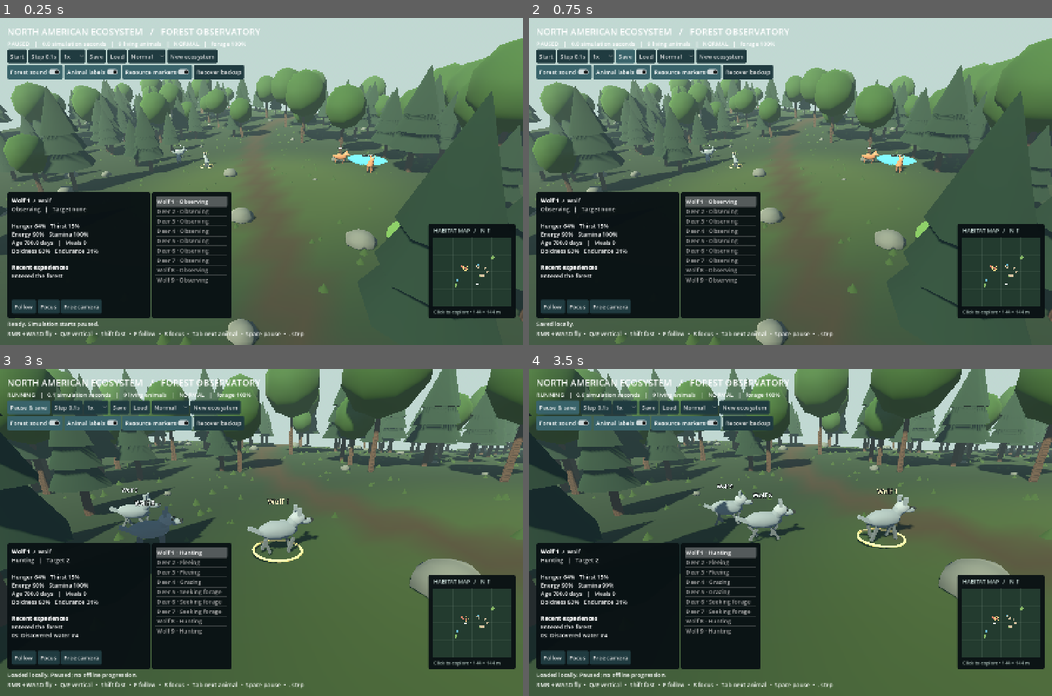
Above: before the commit, frames 1-4 (two rows, left to right).
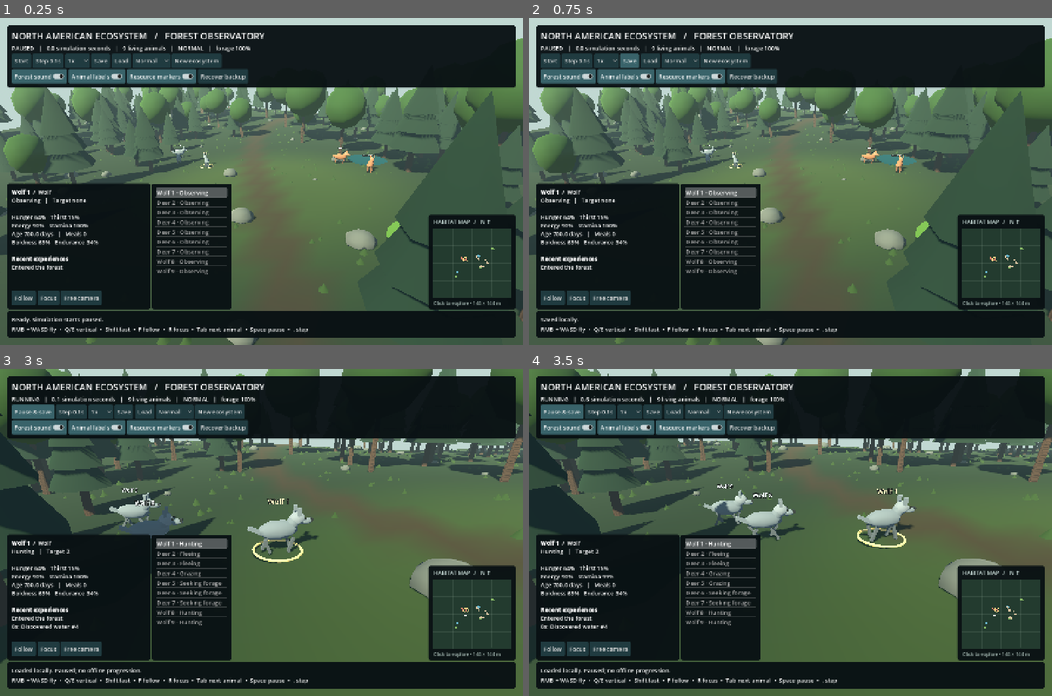
Above: after the commit, the same moments.

Repository: matthhw3/AutoEcosystem
Game: Godot game, scene res://scenes/main.tscn
The game is run twice, just before and just after one commit, with the same random seed, the same clock (stepped at 60 frames per second) and the same inputs.
Inputs:
- Up to frame 1 (0.25 s): no input
- Up to frame 2 (0.75 s): click "Save" at 0.5 s
- Up to frame 3 (3 s): click "Load" at 1.25 s; click "Focus" at 2 s; click "Start" at 2.75 s
- Up to frame 4 (3.5 s): no input

The runs differ from the first frame. In frame 1, 31% of the frame differs, in the area x 1-99%, y 2-98%; in frame 2, 31%; in frame 3, 30%; in frame 4, 30%.

Commit message:
Protect recovery checkpoints and define persistent release acceptance

Diff:
--- a/scripts/main.gd
+++ b/scripts/main.gd
@@ -48,7 +48,7 @@
 	ambience.stream_paused = not sound_enabled
 	resource_view = ResourceVisuals.new()
 	add_child(resource_view)
-	resource_view.visible = resources_visible
+	resource_view.set_markers_visible(resources_visible)
 	_build_ui()
 	ring = MeshInstance3D.new()
 	var torus := TorusMesh.new()
@@ -60,7 +60,7 @@
 	add_child(ring)
 	_sync_proxies()
 	if FileAccess.file_exists(SAVE_PATH) and "--fresh" not in OS.get_cmdline_user_args():
-		_load()
+		_load(SAVE_PATH, true)
 	for argument in OS.get_cmdline_user_args():
 		if argument.begins_with("--event="): sim.set_event(argument.trim_prefix("--event="))
 	_refresh_ui()
@@ -219,14 +219,19 @@
 	outer.theme = theme
 	outer.mouse_filter = Control.MOUSE_FILTER_IGNORE
 	margin.add_child(outer)
+	var header := PanelContainer.new()
+	outer.add_child(header)
+	var top := VBoxContainer.new()
+	header.add_child(top)
 	var heading := Label.new()
 	heading.text = "NORTH AMERICAN ECOSYSTEM   /   FOREST OBSERVATORY"
 	heading.add_theme_font_size_override("font_size", 25)
-	outer.add_child(heading)
+	top.add_child(heading)
 	summary = Label.new()
-	outer.add_child(summary)
+	summary.autowrap_mode = TextServer.AUTOWRAP_WORD_SMART
+	top.add_child(summary)
 	var row := HBoxContainer.new()
-	outer.add_child(row)
+	top.add_child(row)
 	start_button = _button(row, "Start", _toggle)
 	_button(row, "Step 0.1s", _step)
 	var speed_select := OptionButton.new()
@@ -256,7 +261,7 @@
 		confirm_reset.popup_centered()
 	)
 	var options := HBoxContainer.new()
-	outer.add_child(options)
+	top.add_child(options)
 	var sound := CheckButton.new()
 	sound.text = "Forest sound"
 	sound.button_pressed = sound_enabled
@@ -280,7 +285,7 @@
 	resources_toggle.button_pressed = resources_visible
 	resources_toggle.toggled.connect(func(enabled: bool):
 		resources_visible = enabled
-		resource_view.visible = enabled
+		resource_view.set_markers_visible(enabled)
 		_save_preferences()
 	)
 	options.add_child(resources_toggle)
@@ -329,12 +334,18 @@
 		camera.focus_position(point)
 	)
 	lower.add_child(habitat_map)
+	var footer_panel := PanelContainer.new()
+	outer.add_child(footer_panel)
+	var footer := VBoxContainer.new()
+	footer_panel.add_child(footer)
 	status = Label.new()
 	status.text = "Ready. Simulation starts paused."
-	outer.add_child(status)
+	status.autowrap_mode = TextServer.AUTOWRAP_WORD_SMART
+	footer.add_child(status)
 	var help := Label.new()
 	help.text = "RMB + WASD fly  •  Q/E vertical  •  Shift fast  •  F follow  •  R focus  •  Tab next animal  •  Space pause  •  . step"
-	outer.add_child(help)
+	help.autowrap_mode = TextServer.AUTOWRAP_WORD_SMART
+	footer.add_child(help)
 
 func _refresh_ui() -> void:
 	if not is_instance_valid(summary): return
@@ -409,21 +420,37 @@
 		status.text = "Save failed while writing. Previous save retained."
 		return false
 	if FileAccess.file_exists(SAVE_PATH):
-		if DirAccess.copy_absolute(SAVE_PATH, SAVE_PATH + ".bak") != OK:
+		var previous = _read_checkpoint(SAVE_PATH)
+		var destination: String = SAVE_PATH + ".bak" if _valid_checkpoint(previous) else SAVE_PATH + ".corrupt"
+		if DirAccess.copy_absolute(SAVE_PATH, destination) != OK:
 			status.text = "Cannot back up save. Previous save retained."
 			return false
 	var error := DirAccess.rename_absolute(temp, SAVE_PATH)
 	status.text = "Saved locally." if error == OK else "Save failed; previous backup retained."
 	return error == OK
 
-func _load(path: String = SAVE_PATH) -> void:
+func _read_checkpoint(path: String):
+	var parser := JSON.new()
+	if parser.parse(FileAccess.get_file_as_string(path)) != OK: return null
+	return parser.data
+
+func _valid_checkpoint(data) -> bool:
+	if not data is Dictionary or not _valid_observer(data.get("observer", {})): return false
+	var candidate = Simulation.new()
+	return candidate.from_data(data)
+
+func _load(path: String = SAVE_PATH, recover_on_failure: bool = false) -> bool:
 	if not FileAccess.file_exists(path):
 		status.text = "No local save yet."
-		return
-	var data = JSON.parse_string(FileAccess.get_file_as_string(path))
+		return false
+	var data = _read_checkpoint(path)
 	if not data is Dictionary or not _valid_observer(data.get("observer", {})) or not sim.from_data(data):
+		if recover_on_failure and path == SAVE_PATH and FileAccess.file_exists(SAVE_PATH + ".bak"):
+			if _load(SAVE_PATH + ".bak"):
+				status.text = "Recovered backup. Paused; damaged primary retained until a safe save."
+				return true
 		status.text = "Invalid save; current ecosystem preserved."
-		return
+		return false
 	running = false
 	accumulator = 0.0
 	camera.follow_target = null
@@ -441,6 +468,7 @@
 		speed = float(observer.speed)
 	status.text = "Loaded locally. Paused; no offline progression."
 	_refresh_ui()
+	return true
 
 func _valid_observer(observer) -> bool:
 	if not observer is Dictionary: return false
--- a/scripts/resource_visuals.gd
+++ b/scripts/resource_visuals.gd
@@ -1,6 +1,11 @@
 extends Node3D
 const Forest = preload("res://scripts/forest.gd")
 var markers: Dictionary = {}
+var markers_visible := true
+
+func set_markers_visible(enabled: bool) -> void:
+	markers_visible = enabled
+	for marker in markers.values(): marker.get_child(1).visible = enabled
 
 func sync(resources: Array) -> void:
 	var ids: Array = []
@@ -20,8 +25,9 @@
 			disk.radial_segments = 24
 			mesh.mesh = disk
 			var mat := StandardMaterial3D.new()
-			mat.albedo_color = Color("3a8a9f") if resource.kind == "water" else Color("527d39")
-			mat.roughness = 0.25 if resource.kind == "water" else 0.9
+			mat.albedo_color = Color("17444c") if resource.kind == "water" else Color("527d39")
+			mat.roughness = 0.65 if resource.kind == "water" else 0.9
+			mat.metallic_specular = 0.15
 			mesh.material_override = mat
 			marker.add_child(mesh)
 			var label := Label3D.new()
@@ -30,10 +36,33 @@
 			label.pixel_size = 0.012
 			label.billboard = BaseMaterial3D.BILLBOARD_ENABLED
 			marker.add_child(label)
+			if resource.kind == "meadow":
+				var plants := MultiMeshInstance3D.new()
+				var grass := CylinderMesh.new()
+				grass.top_radius = 0
+				grass.bottom_radius = 0.22
+				grass.height = 0.55
+				grass.radial_segments = 4
+				var batch := MultiMesh.new()
+				batch.transform_format = MultiMesh.TRANSFORM_3D
+				batch.mesh = grass
+				batch.instance_count = 18
+				for index in range(18):
+					var angle: float = index * 2.39996
+					var radius: float = 0.5 + (index % 5) * 0.45
+					batch.set_instance_transform(index, Transform3D(Basis.IDENTITY, Vector3(cos(angle) * radius, 0.25, sin(angle) * radius)))
+				plants.multimesh = batch
+				var leaves := StandardMaterial3D.new()
+				leaves.albedo_color = Color("6f963f")
+				plants.material_override = leaves
+				marker.add_child(plants)
 			add_child(marker)
 			markers[resource.id] = marker
 		var node: Node3D = markers[resource.id]
 		node.position = resource.position
 		node.position.y = Forest.height_at(node.position.x, node.position.z) + 0.12
 		node.get_child(1).text = "%s · %.0f%%" % ["Water" if resource.kind == "water" else "Meadow", resource.biomass]
+		node.get_child(1).visible = markers_visible
 		node.get_child(0).scale = Vector3.ONE * (0.35 + resource.biomass / 150.0)
+		if node.get_child_count() > 2:
+			node.get_child(2).scale = Vector3(1, maxf(0.05, resource.biomass / 100.0), 1)
--- a/scripts/spectator_camera.gd
+++ b/scripts/spectator_camera.gd
@@ -20,6 +20,7 @@
 
 func focus_position(point: Vector3) -> void:
 	position = point + _follow_offset
+	_constrain_position()
 	look_at(point + Vector3.UP)
 	_yaw = rotation.y
 	_pitch = rotation.x
@@ -27,12 +28,19 @@
 func restore_pose(point: Vector3, orientation: Vector3) -> void:
 	position = point
 	rotation = orientation
+	_constrain_position()
 	_yaw = rotation.y
 	_pitch = rotation.x
 
 func restore_follow(target: Node3D) -> void:
 	follow_target = target
 	_follow_offset = position - target.global_position
+	_follow_offset.y = maxf(2.0, _follow_offset.y)
+
+func _constrain_position() -> void:
+	position.x = clampf(position.x, -85, 85)
+	position.z = clampf(position.z, -85, 85)
+	position.y = clampf(position.y, Forest.height_at(position.x, position.z) + 1.5, 90)
 
 func _input(event: InputEvent) -> void:
 	if event is InputEventMouseButton and event.button_index == MOUSE_BUTTON_RIGHT:
@@ -45,13 +53,16 @@
 		rotation = Vector3(_pitch, _yaw, 0)
 		if is_instance_valid(follow_target):
 			_follow_offset = basis.z * 10.0 + Vector3.UP * 3.0
+			_follow_offset.y = maxf(2.0, _follow_offset.y)
 
 func _process(delta: float) -> void:
 	if is_instance_valid(follow_target):
 		position = position.lerp(follow_target.global_position + _follow_offset, 1.0 - exp(-delta * 6.0))
+		_constrain_position()
 		look_at(follow_target.global_position + Vector3.UP)
 		_yaw = rotation.y
 		_pitch = rotation.x
+	_constrain_position()
 	if Input.mouse_mode != Input.MOUSE_MODE_CAPTURED:
 		return
 	var direction := Vector3.ZERO
@@ -65,9 +76,7 @@
 		follow_target = null
 		var boost: float = 3.0 if Input.is_physical_key_pressed(KEY_SHIFT) else 1.0
 		position += direction.normalized() * fly_speed * boost * delta
-		position.x = clampf(position.x, -85, 85)
-		position.z = clampf(position.z, -85, 85)
-		position.y = clampf(position.y, Forest.height_at(position.x, position.z) + 1.5, 90)
+		_constrain_position()
 
 func _notification(what: int) -> void:
 	if what == NOTIFICATION_APPLICATION_FOCUS_OUT:
--- /dev/null
+++ b/tests/test_release_audit.gd
@@ -0,0 +1,104 @@
+extends SceneTree
+## Independent release regressions. Preserve any pre-existing local checkpoints.
+
+const MainScene = preload("res://scenes/main.tscn")
+const Simulation = preload("res://scripts/simulation.gd")
+const Forest = preload("res://scripts/forest.gd")
+const SAVE_PATH := "user://ecosystem.save"
+var failures := 0
+var preserved: Dictionary = {}
+
+func _initialize() -> void:
+	call_deferred("run_checks")
+
+func check(condition: bool, description: String) -> void:
+	if not condition:
+		failures += 1
+		push_error(description)
+
+func run_checks() -> void:
+	for path in [SAVE_PATH, SAVE_PATH + ".bak", SAVE_PATH + ".tmp", SAVE_PATH + ".corrupt", "user://settings.cfg"]:
+		if DirAccess.dir_exists_absolute(path):
+			push_error("Release audit requires regular files at checkpoint locations")
+			quit(1)
+			return
+		if FileAccess.file_exists(path):
+			preserved[path] = FileAccess.get_file_as_bytes(path)
+			DirAccess.remove_absolute(path)
+	var first = MainScene.instantiate()
+	root.add_child(first)
+	await process_frame
+	first.set_process(false)
+	first.sim.tick(1.0)
+	check(first._save(), "First known-good checkpoint saves")
+	first.sim.tick(1.0)
+	check(first._save(), "Second checkpoint creates a recoverable backup")
+	var known_backup = JSON.parse_string(FileAccess.get_file_as_string(SAVE_PATH + ".bak"))
+	check(known_backup is Dictionary and is_equal_approx(known_backup.elapsed, 1.0), "Backup retains the previous session")
+	var corrupt := FileAccess.open(SAVE_PATH, FileAccess.WRITE)
+	corrupt.store_string("{\"version\":2,\"animals\":[]}")
+	corrupt.close()
+	first.queue_free()
+	await process_frame
+	var restarted = MainScene.instantiate()
+	root.add_child(restarted)
+	await process_frame
+	restarted.set_process(false)
+	check(not restarted.running, "Corrupt-primary startup remains paused")
+	check(is_equal_approx(restarted.sim.elapsed, 1.0), "Corrupt-primary startup recovers the previous valid session without offline advancement")
+	# Saving is the exact persistence operation performed on normal window close.
+	check(restarted._save(), "Normal close persistence can write after a corrupt primary")
+	var backup_after = JSON.parse_string(FileAccess.get_file_as_string(SAVE_PATH + ".bak"))
+	var backup_world = Simulation.new()
+	check(backup_after is Dictionary and backup_world.from_data(backup_after), "Normal close after a corrupt startup must not replace the last valid backup with corrupt bytes")
+	check(FileAccess.file_exists(SAVE_PATH + ".corrupt"), "Damaged primary is preserved separately for recovery diagnostics")
+	restarted.queue_free()
+	await process_frame
+	# The roster must be browsable even when an animal elsewhere remains selected.
+	var roster_scene = MainScene.instantiate()
+	root.add_child(roster_scene)
+	await process_frame
+	roster_scene.set_process(false)
+	for index in range(40):
+		roster_scene.sim._spawn("deer", Vector3(index % 10, 0, index / 10))
+		roster_scene.sim._die(roster_scene.sim.animals.back(), "Release audit archive")
+	roster_scene._refresh_ui()
+	await process_frame
+	var scrollbar: VScrollBar = roster_scene.roster.get_v_scroll_bar()
+	check(scrollbar.max_value > scrollbar.page, "Large roster has a scrollable animal archive")
+	scrollbar.value = scrollbar.max_value - scrollbar.page
+	var scrolled: float = scrollbar.value
+	roster_scene._refresh_ui()
+	await process_frame
+	check(scrolled > 0 and scrollbar.value > 0, "Periodic inspection refresh preserves a user's roster scroll position")
+	var profile: Dictionary = roster_scene.sim.animals[0]
+	profile.memories.clear()
+	for index in range(8): profile.memories.append("Experience %d: a long retained forest observation that wraps within the profile panel." % index)
+	roster_scene.selected = profile.id
+	roster_scene._refresh_ui()
+	await process_frame
+	var profile_scroll: VScrollBar = roster_scene.inspection.get_v_scroll_bar()
+	profile_scroll.value = profile_scroll.max_value - profile_scroll.page
+	var profile_scrolled: float = profile_scroll.value
+	profile.hunger += 1
+	roster_scene._refresh_ui()
+	await process_frame
+	check(profile_scrolled > 0 and profile_scroll.value > 0, "Needs refresh preserves the profile's scrolled recent-experience view")
+	# Upward follow orbit currently permits a negative vertical offset. Exercise the
+	# saved-pose restoration path without capturing the user's physical mouse.
+	var followed: Node3D = roster_scene.proxies[roster_scene.selected]
+	roster_scene.camera.restore_pose(followed.position + Vector3(0, -6, 2), Vector3.ZERO)
+	roster_scene.camera.restore_follow(followed)
+	roster_scene.camera._process(1.0)
+	var view: Vector3 = roster_scene.camera.position
+	check(view.y >= Forest.height_at(view.x, view.z) + 0.1, "Restoring a low follow orbit keeps the observer above ground")
+	roster_scene.queue_free()
+	await process_frame
+	for path in [SAVE_PATH, SAVE_PATH + ".bak", SAVE_PATH + ".tmp", SAVE_PATH + ".corrupt", "user://settings.cfg"]:
+		if FileAccess.file_exists(path): DirAccess.remove_absolute(path)
+		if preserved.has(path):
+			var file := FileAccess.open(path, FileAccess.WRITE)
+			file.store_buffer(preserved[path])
+			file.close()
+	print("Release audit tests: %d failure(s)" % failures)
+	quit(0 if failures == 0 else 1)
Not shown, changed: HOW_IT_WORKS.md
Not shown, added: RELEASE_ACCEPTANCE.md
Not shown, added: RELEASE_AUDIT.md
Not shown, changed: ROADMAP.md
Not shown, changed: tools/run_tests.ps1
